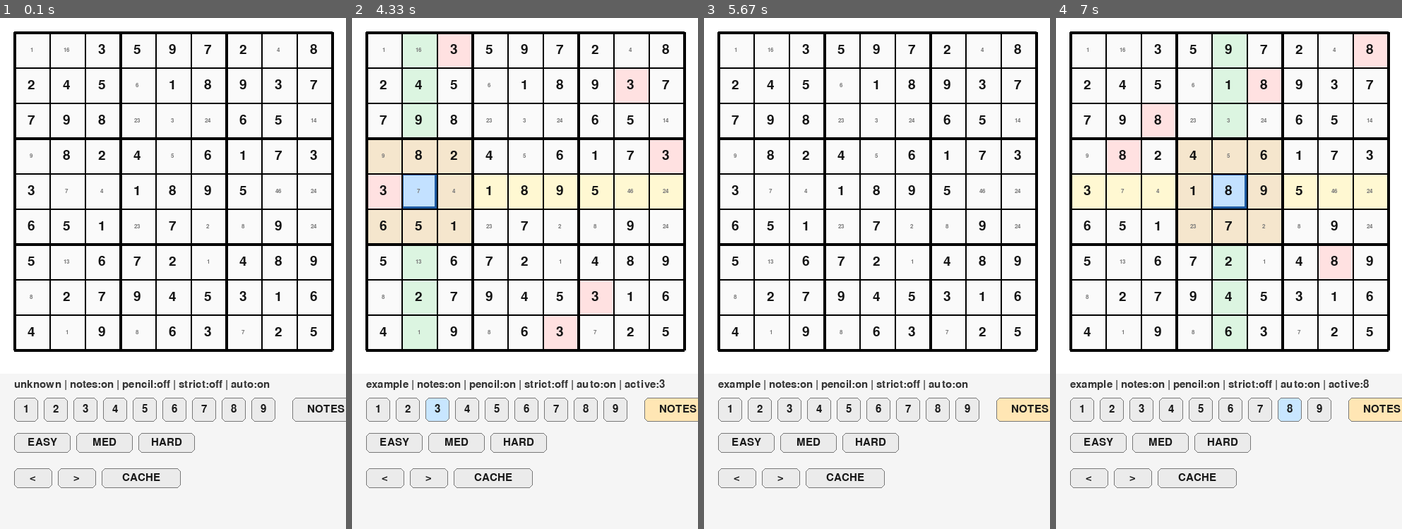
Above: before the commit, frames 1-4 (left to right).
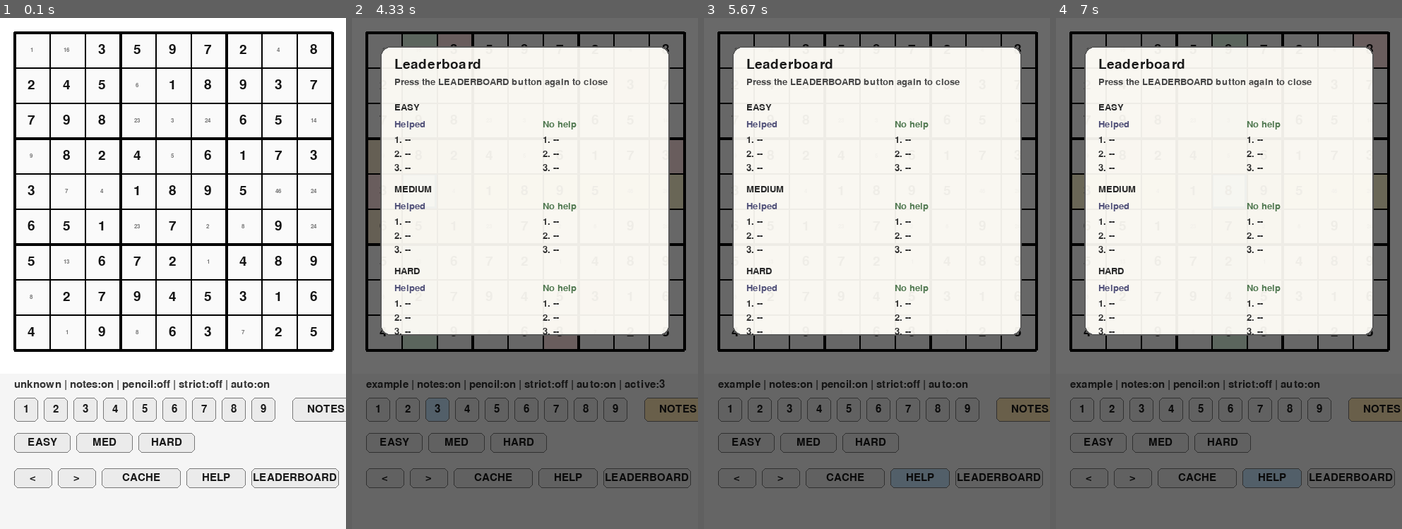
Above: after the commit, the same moments.

Repository: Isakbjer/sudoku
Game: pygame game, started from ui_pygame.py
Two runs of this game, one before a commit and one after it. Both use one fixed random seed, a clock stepped at 60 frames per second and the inputs below.
Inputs (mouse positions are in pixels of both pictures, inside the frame that each line leads up to):
- Up to frame 1 (0.1 s): no input
- Up to frame 2 (4.33 s): tap E at 0.33 s; click (525, 191) at 0.72 s; tap  at 1 s; click (518, 442) at 1.38 s; click (379, 411) at 1.72 s; click (493, 477) at 2.05 s; click (417, 196) at 2.38 s; click (407, 411) at 2.72 s; tap U at 3 s; click (438, 411) at 3.38 s; click (670, 411) at 3.72 s; click (646, 477) at 4.05 s
- Up to frame 3 (5.67 s): click (818, 411) at 4.55 s; click (745, 442) at 4.88 s; tap I at 5.17 s; click (918, 477) at 5.55 s
- Up to frame 4 (7 s): click (1201, 411) at 6.05 s; click (1159, 442) at 6.38 s; click (1218, 186) at 6.72 s

The runs differ from the first frame. In frame 1, 0.4% of the frame differs, in the area x 53-98%, y 88-92%; in frame 2, 68%; in frame 3, 58%; in frame 4, 70%, in the area x 0-100%, y 0-100%.

Commit message:
Add editable player cells

Diff:
--- a/main.py
+++ b/main.py
@@ -203,11 +203,13 @@
         self.move_log: List = []
         # givens: coordinates that should not be changed by the player
         self.givens: Set[Tuple[int, int]] = set()
+        self.cell_origin: Dict[Tuple[int, int], str] = {}
         n = len(self.grid)
         for r in range(n):
             for c in range(len(self.grid[0])):
                 if self.grid[r][c] is not None:
                     self.givens.add((r, c))
+                    self.cell_origin[(r, c)] = 'given'
         # auto_notes are computed candidates; manual_notes are user pencil marks.
         self.auto_notes: Dict[Tuple[int, int], Set[int]] = {}
         self.manual_notes: Dict[Tuple[int, int], Set[int]] = {}
@@ -223,11 +225,13 @@
         self.source = source
         self.move_log = []
         self.givens = set()
+        self.cell_origin = {}
         n = len(self.grid)
         for r in range(n):
             for c in range(len(self.grid[0])):
                 if self.grid[r][c] is not None:
                     self.givens.add((r, c))
+                    self.cell_origin[(r, c)] = 'given'
         self.auto_notes = {}
         self.manual_notes = {}
         self.autonote = True
@@ -273,6 +277,12 @@
 
     def find_conflicts(self, row: int, column: int, value: int) -> List[Tuple[int, int]]:
         return find_conflicts(self.grid, row, column, value)
+
+    def is_given(self, row: int, column: int) -> bool:
+        return (row, column) in self.givens
+
+    def is_player_cell(self, row: int, column: int) -> bool:
+        return self.cell_origin.get((row, column)) == 'player'
 
     def get_notes(self, row: int, column: int) -> Set[int]:
         return self.find_notes(row, column)
@@ -317,11 +327,16 @@
         snapshot = {
             'auto': {k: set(self.auto_notes.get(k, set())) for k in affected},
             'manual': {k: set(self.manual_notes.get(k, set())) for k in affected},
+            'origin': { (row, column): self.cell_origin.get((row, column)) },
         }
         self.grid[row][column] = value if value not in (None, 0) else None
         # The target cell is no longer a note cell after placement/clear.
         self.auto_notes.pop((row, column), None)
         self.manual_notes.pop((row, column), None)
+        if value in (None, 0):
+            self.cell_origin.pop((row, column), None)
+        else:
+            self.cell_origin[(row, column)] = 'player'
         if value in (None, 0):
             if self.autonote:
                 self.recompute_notes()
@@ -423,6 +438,7 @@
                     _, snapshot = op
                     auto_snapshot = snapshot.get('auto', {})
                     manual_snapshot = snapshot.get('manual', {})
+                    origin_snapshot = snapshot.get('origin', {})
                     for k, s in auto_snapshot.items():
                         if s:
                             self.auto_notes[k] = set(s)
@@ -433,6 +449,15 @@
                             self.manual_notes[k] = set(s)
                         elif k in self.manual_notes:
                             del self.manual_notes[k]
+                    for k, origin in origin_snapshot.items():
+                        if origin == 'given':
+                            self.cell_origin[k] = 'given'
+                            self.givens.add(k)
+                        elif origin == 'player':
+                            self.cell_origin[k] = 'player'
+                            self.givens.discard(k)
+                        else:
+                            self.cell_origin.pop(k, None)
                 elif op[0] == 'note':
                     _, r, c, before, after = op
                     if before:
--- a/tests/test_puzzle_loader.py
+++ b/tests/test_puzzle_loader.py
@@ -90,6 +90,15 @@
         board.force_move(0, 0, 1)
         self.assertNotIn(1, board.manual_notes.get((0, 1), set()))
 
+    def test_player_cells_are_editable_but_givens_are_locked(self):
+        board = main.Board(example_games.example_grid_1)
+        self.assertTrue(board.is_given(0, 2))
+        self.assertFalse(board.force_move(0, 2, 1))
+        self.assertTrue(board.force_move(0, 0, 1))
+        self.assertTrue(board.is_player_cell(0, 0))
+        self.assertTrue(board.force_move(0, 0, 2))
+        self.assertEqual(board.grid[0][0], 2)
+
     def test_cache_roundtrip(self):
         with TemporaryDirectory() as tmpdir:
             cache_path = Path(tmpdir) / "puzzles.json"
--- a/ui_pygame.py
+++ b/ui_pygame.py
@@ -103,6 +103,14 @@
     return pygame.Rect(MARGIN + 124, panel_top + 134, 112, 28)
 
 
+def _help_button_rect(panel_top: int) -> pygame.Rect:
+    return pygame.Rect(MARGIN + 244, panel_top + 134, 84, 28)
+
+
+def _leaderboard_button_rect(panel_top: int) -> pygame.Rect:
+    return pygame.Rect(MARGIN + 336, panel_top + 134, 124, 28)
+
+
 def _move_selection(selected: Tuple[int, int] | None, row_delta: int, column_delta: int, size: int) -> Tuple[int, int]:
     if selected is None:
         return (0, 0)
@@ -119,6 +127,8 @@
     flash_cells: set | None = None,
     note_mode: bool = False,
     strict_mode: bool = False,
+    help_mode: bool = False,
+    leaderboard_visible: bool = False,
     browser_index: Optional[int] = None,
     browser_total: Optional[int] = None,
 ) -> pygame.Surface:
@@ -177,7 +187,9 @@
             value = grid[r][c]
             if value is not None:
                 color = (20, 20, 20)
-                if hasattr(board, "givens") and (r, c) not in getattr(board, "givens", set()):
+                if hasattr(board, "is_player_cell") and board.is_player_cell(r, c):
+                    color = (10, 50, 120)
+                elif hasattr(board, "is_given") and not board.is_given(r, c):
                     color = (10, 50, 120)
                 if show_incorrect and hasattr(board, "is_valid_move"):
                     if not board.is_valid_move(r, c, value) and (r, c) not in getattr(board, "givens", set()):
@@ -254,6 +266,18 @@
         txt = panel_font.render(label, True, (25, 25, 25))
         surface.blit(txt, (rect.x + (rect.width - txt.get_width()) // 2, rect.y + (rect.height - txt.get_height()) // 2))
 
+    help_rect = _help_button_rect(panel_top)
+    pygame.draw.rect(surface, COLOR_BUTTON_ACTIVE if help_mode else COLOR_BUTTON, help_rect, border_radius=6)
+    pygame.draw.rect(surface, (120, 120, 120), help_rect, 1, border_radius=6)
+    help_txt = panel_font.render("HELP", True, (25, 25, 25))
+    surface.blit(help_txt, (help_rect.x + (help_rect.width - help_txt.get_width()) // 2, help_rect.y + (help_rect.height - help_txt.get_height()) // 2))
+
+    leaderboard_rect = _leaderboard_button_rect(panel_top)
+    pygame.draw.rect(surface, COLOR_BUTTON, leaderboard_rect, border_radius=6)
+    pygame.draw.rect(surface, (120, 120, 120), leaderboard_rect, 1, border_radius=6)
+    leaderboard_txt = panel_font.render("LEADERBOARD", True, (25, 25, 25))
+    surface.blit(leaderboard_txt, (leaderboard_rect.x + (leaderboard_rect.width - leaderboard_txt.get_width()) // 2, leaderboard_rect.y + (leaderboard_rect.height - leaderboard_txt.get_height()) // 2))
+
     for index, (label, diff) in enumerate((("EASY", "easy"), ("MED", "medium"), ("HARD", "hard"))):
         rect = _difficulty_rect(panel_top, index)
         active = difficulty.lower() == diff
@@ -262,6 +286,46 @@
         txt = panel_font.render(label, True, (25, 25, 25))
         surface.blit(txt, (rect.x + (rect.width - txt.get_width()) // 2, rect.y + (rect.height - txt.get_height()) // 2))
 
+    if leaderboard_visible:
+        overlay = pygame.Surface((board_size, board_size + BOARD_PANEL_GAP + PANEL_HEIGHT), pygame.SRCALPHA)
+        overlay.fill((0, 0, 0, 150))
+        panel_w = board_size - 80
+        panel_h = board_size - 80
+        panel_x = 40
+        panel_y = 40
+        pygame.draw.rect(overlay, (248, 246, 240, 245), pygame.Rect(panel_x, panel_y, panel_w, panel_h), border_radius=14)
+        pygame.draw.rect(overlay, (90, 90, 90, 255), pygame.Rect(panel_x, panel_y, panel_w, panel_h), 2, border_radius=14)
+        title_font = pygame.font.SysFont(None, 28)
+        small_font = pygame.font.SysFont(None, 20)
+        title = title_font.render("Leaderboard", True, (25, 25, 25))
+        overlay.blit(title, (panel_x + 20, panel_y + 16))
+        close_txt = small_font.render("Press the LEADERBOARD button again to close", True, (70, 70, 70))
+        overlay.blit(close_txt, (panel_x + 20, panel_y + 44))
+
+        y = panel_y + 80
+        for difficulty_name in ("easy", "medium", "hard"):
+            helped = performance_stats.get_leaderboard(difficulty_name, helped=True)
+            unhelped = performance_stats.get_leaderboard(difficulty_name, helped=False)
+            header = small_font.render(difficulty_name.upper(), True, (40, 40, 40))
+            overlay.blit(header, (panel_x + 20, y))
+            y += 24
+            helped_text = small_font.render("Helped", True, (80, 80, 120))
+            nohelp_text = small_font.render("No help", True, (80, 120, 80))
+            overlay.blit(helped_text, (panel_x + 20, y))
+            overlay.blit(nohelp_text, (panel_x + 230, y))
+            y += 22
+            for index in range(3):
+                left = helped[index]["time_seconds"] if index < len(helped) else None
+                right = unhelped[index]["time_seconds"] if index < len(unhelped) else None
+                left_label = f"{index + 1}. {left:.2f}s" if left is not None else f"{index + 1}. --"
+                right_label = f"{index + 1}. {right:.2f}s" if right is not None else f"{index + 1}. --"
+                overlay.blit(small_font.render(left_label, True, (45, 45, 45)), (panel_x + 20, y))
+                overlay.blit(small_font.render(right_label, True, (45, 45, 45)), (panel_x + 230, y))
+                y += 20
+            y += 10
+
+        surface.blit(overlay, (0, 0))
+
     return surface
 
 
@@ -276,6 +340,8 @@
     show_incorrect = False
     note_mode = False
     strict_mode = False
+    help_mode = False
+    leaderboard_visible = False
     flash_cells = set()
     flash_end = 0
     puzzle_cache = puzzle_loader.load_cached_puzzles()
@@ -290,7 +356,7 @@
         difficulty = getattr(board, "difficulty", None) or "unknown"
         autonote = getattr(board, "autonote", False)
         pygame.display.set_caption(
-            f"Sudoku [{difficulty}] | notes:on | pencil:{'on' if note_mode else 'off'} | strict:{'on' if strict_mode else 'off'} | auto:{'on' if autonote else 'off'}"
+            f"Sudoku [{difficulty}] | notes:on | help:{'on' if help_mode else 'off'} | pencil:{'on' if note_mode else 'off'} | strict:{'on' if strict_mode else 'off'} | auto:{'on' if autonote else 'off'}"
         )
 
     def load_difficulty(difficulty: str):
@@ -371,7 +437,7 @@
         if not main.is_solved_grid(grid):
             return
         difficulty = getattr(board, "difficulty", None) or "unknown"
-        helped = bool(note_mode or (hasattr(board, "autonote") and board.autonote) or not strict_mode)
+        helped = bool(help_mode)
         elapsed = monotonic() - puzzle_started_at
         performance_stats.record_leaderboard_entry(
             difficulty=difficulty,
@@ -401,10 +467,24 @@
             success = board.make_move(row, column, number)
         return success, conflicts
 
+    def can_edit_cell(row: int, column: int) -> bool:
+        if hasattr(board, "is_given"):
+            return not board.is_given(row, column)
+        return (row, column) not in getattr(board, "givens", set())
+
     def toggle_note(row: int, column: int, number: int):
         if hasattr(board, "toggle_note"):
             return board.toggle_note(row, column, number)
         return False
+
+    def toggle_leaderboard() -> None:
+        nonlocal leaderboard_visible
+        leaderboard_visible = not leaderboard_visible
+
+    def toggle_help() -> None:
+        nonlocal help_mode
+        help_mode = not help_mode
+        update_caption()
 
     def cell_from_mouse(pos):
         mx, my = pos
@@ -427,7 +507,7 @@
                     row, column = clicked_cell
                     value = grid[row][column]
                     selected = (row, column)
-                    if active_number is not None and value is None:
+                    if active_number is not None and can_edit_cell(row, column):
                         if note_mode:
                             toggle_note(row, column, active_number)
                         else:
@@ -440,7 +520,7 @@
                                 flash_end = pygame.time.get_ticks() + 450
                             else:
                                 flash_cells = set()
-                    elif value is not None:
+                    elif value is not None and can_edit_cell(row, column):
                         active_number = value
                     continue
 
@@ -474,10 +554,18 @@
                     elif _strict_button_rect(panel_top).collidepoint(ev.pos):
                         strict_mode = not strict_mode
                         update_caption()
+                    elif _help_button_rect(panel_top).collidepoint(ev.pos):
+                        toggle_help()
+                    elif _leaderboard_button_rect(panel_top).collidepoint(ev.pos):
+                        toggle_leaderboard()
 
             elif ev.type == pygame.KEYDOWN:
                 if ev.key == pygame.K_ESCAPE:
-                    running = False
+                    if leaderboard_visible:
+                        leaderboard_visible = False
+                    else:
+                        running = False
+                    continue
                 elif ev.key == pygame.K_LEFT:
                     selected = _move_selection(selected, 0, -1, n)
                 elif ev.key == pygame.K_RIGHT:
@@ -488,9 +576,9 @@
                     selected = _move_selection(selected, 1, 0, n)
                 elif pygame.K_0 <= ev.key <= pygame.K_9:
                     number = ev.key - pygame.K_0
-                    if note_mode and selected is not None and grid[selected[0]][selected[1]] is None:
+                    if note_mode and selected is not None and can_edit_cell(selected[0], selected[1]):
                         toggle_note(selected[0], selected[1], number)
-                    elif active_number is None and selected is not None and grid[selected[0]][selected[1]] is None:
+                    elif active_number is None and selected is not None and can_edit_cell(selected[0], selected[1]):
                         ok, conflicts = place_number(selected[0], selected[1], number)
                         if not ok and conflicts:
                             flash_cells = set(conflicts)
@@ -520,14 +608,10 @@
                 elif ev.key == pygame.K_a and hasattr(board, "toggle_autonote"):
                     board.toggle_autonote()
                     update_caption()
-                elif ev.key == pygame.K_l:
-                    load_difficulty(getattr(board, "difficulty", "easy") or "easy")
                 elif ev.key == pygame.K_e:
                     load_difficulty("easy")
                 elif ev.key == pygame.K_m:
                     load_difficulty("medium")
-                elif ev.key == pygame.K_h:
-                    load_difficulty("hard")
                 elif ev.key in (pygame.K_LEFTBRACKET, pygame.K_PAGEUP):
                     load_cached_puzzle(-1)
                 elif ev.key in (pygame.K_RIGHTBRACKET, pygame.K_PAGEDOWN):
@@ -549,6 +633,8 @@
             flash_cells=flash_cells,
             note_mode=note_mode,
             strict_mode=strict_mode,
+            help_mode=help_mode,
+            leaderboard_visible=leaderboard_visible,
             browser_index=puzzle_index if puzzle_cache else None,
             browser_total=len(puzzle_cache) if puzzle_cache else None,
         )
